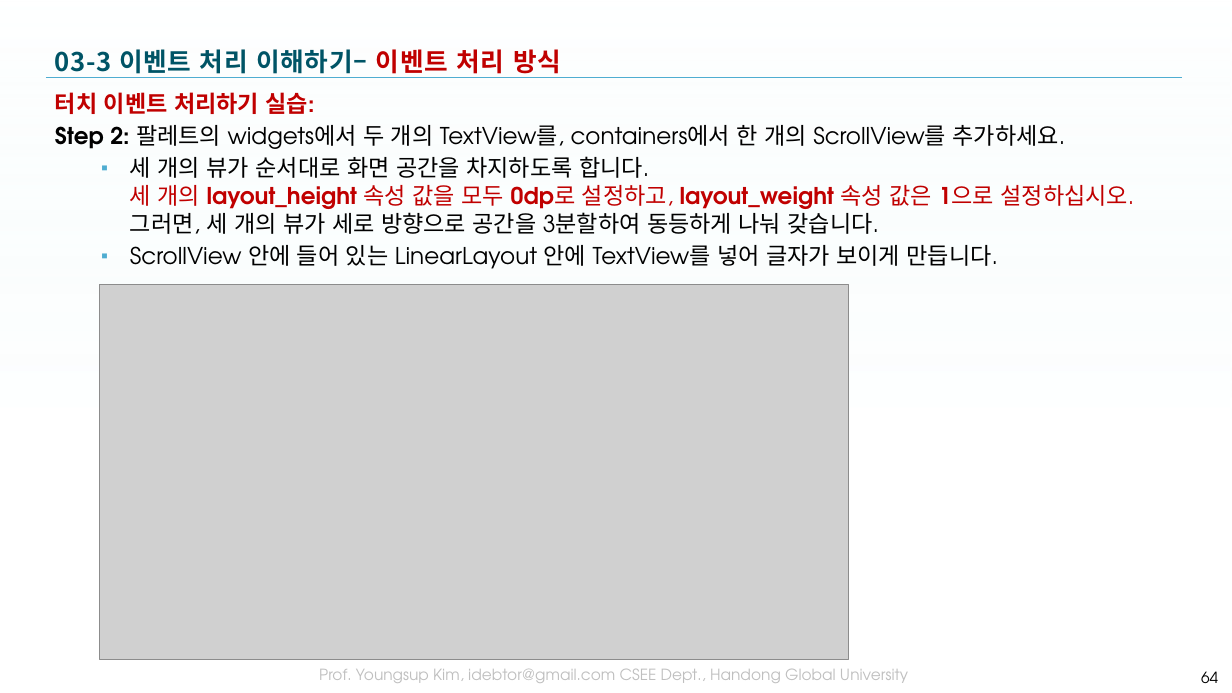
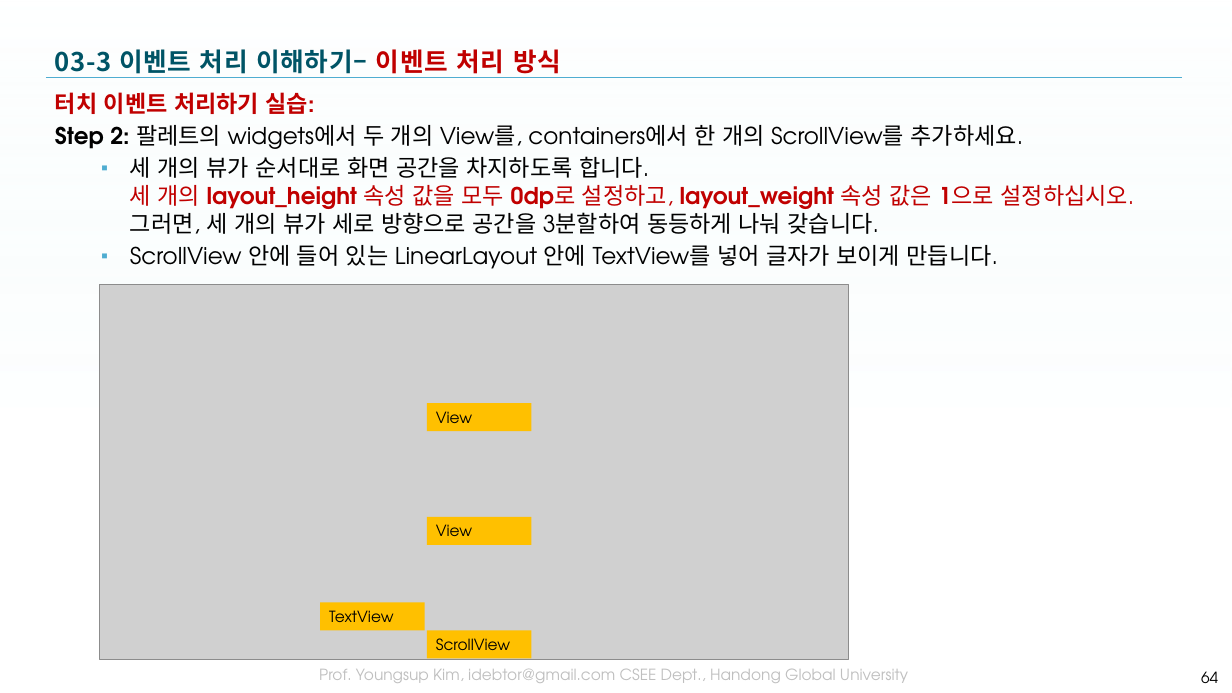
Before and after one commit to tae7841/HuStarAS, a slide deck: slide 64 of ppts/03Widget.pptx. Drawn at 1232x693 pixels with LibreOffice and Linux fonts; fonts in the diff are those of the drawing; grey boxes stand for pictures; background and template pictures are left out. Boxes give left, top, right and bottom in pixels: in the first picture for what was removed or moved away, otherwise in the second. Text is boxed around its words. In the diff, an @@ line names an element or a change of style, - is before the commit and + after.

```diff
--- a/ppts/03Widget.pptx
+++ b/ppts/03Widget.pptx
@@ text at (55, 125, 1024, 149): text changed @@
-Step 2: 팔레트의 widgets에서 두 개의 TextView를, containers에서 한 개의 ScrollView를 추가하세요.
+Step 2: 팔레트의 widgets에서 두 개의 View를, containers에서 한 개의 ScrollView를 추가하세요.
@@ rectangle added at (427, 403, 531, 431), fill #FFC000, 12 pt, text #000000 @@
+View
@@ rectangle added at (427, 517, 531, 544), fill #FFC000, 12 pt, text #000000 @@
+View
@@ rectangle added at (320, 603, 424, 630), fill #FFC000, 12 pt, text #000000 @@
+TextView
@@ rectangle added at (427, 630, 531, 658), fill #FFC000, 12 pt, text #000000 @@
+ScrollView
```
Also in this commit, not shown: 3 other slides changed.
